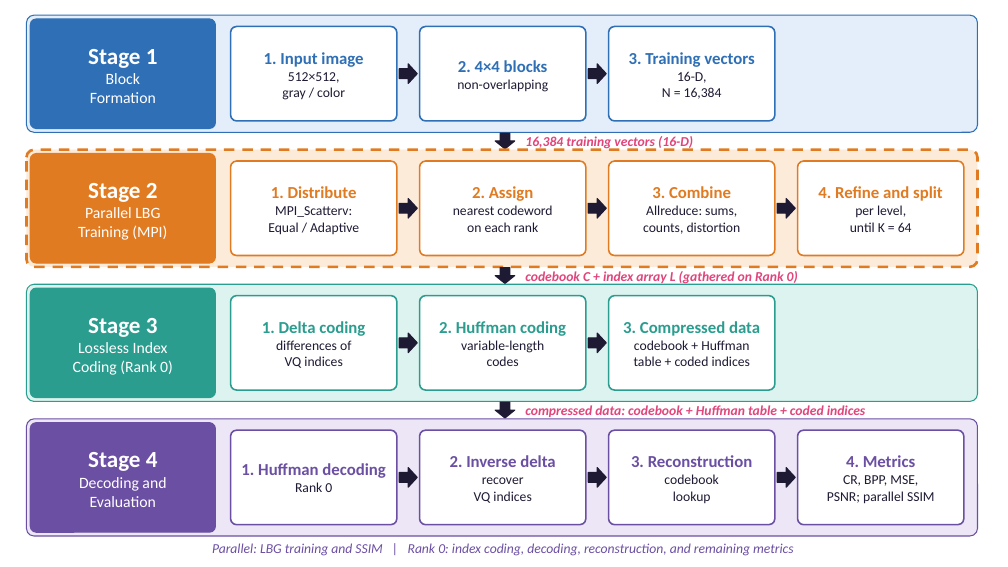
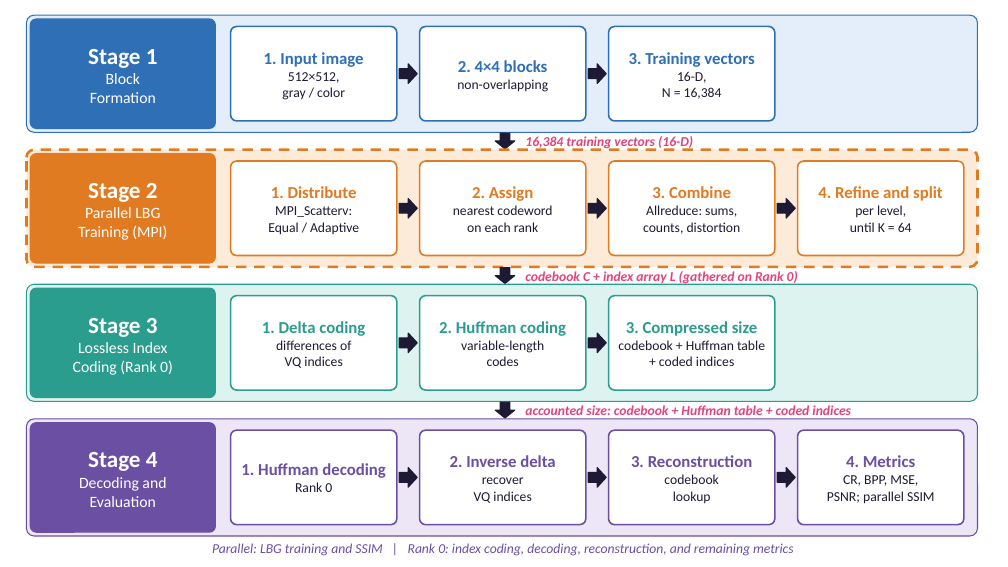
Before and after one commit to ibtihal-cpu/mihk, a slide deck: slide 10 of results/seminar/figs/Seminar_Ibtihal_v3.pptx. Drawn at 1008x567 pixels with LibreOffice and Linux fonts; fonts in the diff are those of the drawing. Boxes give left, top, right and bottom in pixels: in the first picture for what was removed or moved away, otherwise in the second. Text is boxed around its words. In the diff, an @@ line names an element or a change of style, - is before the commit and + after.

```diff
--- a/results/seminar/figs/Seminar_Ibtihal_v3.pptx
+++ b/results/seminar/figs/Seminar_Ibtihal_v3.pptx
@@ text at bbox=[618, 321, 765, 366]: text changed @@
-3. Compressed data
-codebook + Huffman
-table + coded indices
+3. Compressed size
+codebook + Huffman table
++ coded indices
@@ text at bbox=[525, 405, 851, 420]: text changed @@
-compressed data: codebook + Huffman table + coded indices
+accounted size: codebook + Huffman table + coded indices
```
Also in this commit, not shown: 7 other slides changed, 6 other files.
